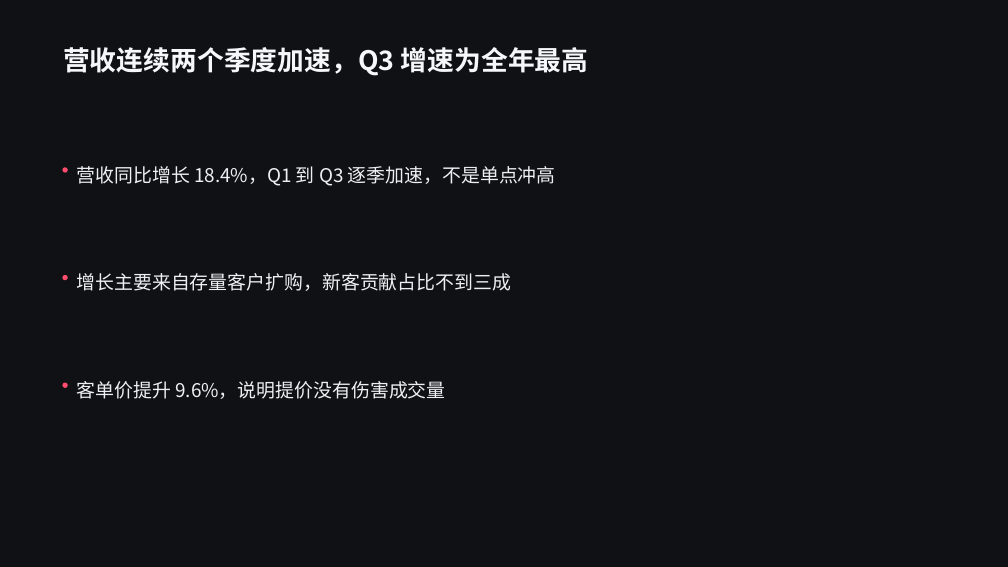
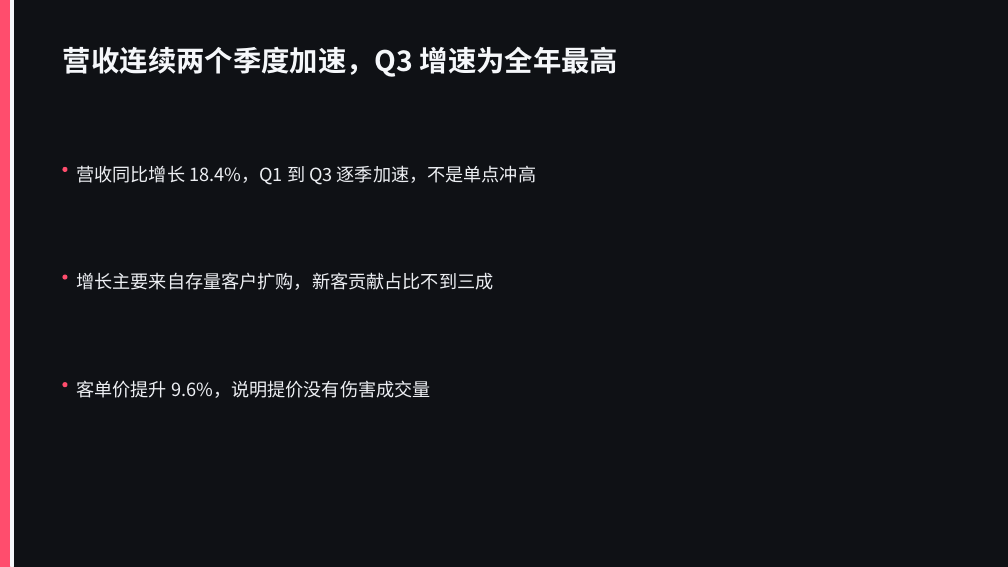
Before and after one commit to xzhengyu007-lang/ai-ppt, a slide deck: slide 4 of docs/examples/03-产品发布.pptx. Drawn at 1008x567 pixels with LibreOffice and Linux fonts; fonts in the diff are those of the drawing. Boxes give left, top, right and bottom in pixels: in the first picture for what was removed or moved away, otherwise in the second. Text is boxed around its words. In the diff, an @@ line names an element or a change of style, - is before the commit and + after.

```diff
--- a/docs/examples/03-产品发布.pptx
+++ b/docs/examples/03-产品发布.pptx
@@ rectangle added at (x1=0, y1=0, x2=11, y2=567), fill #FF4D6D, outline #FF4D6D 1 pt @@
@@ rectangle added at (x1=11, y1=0, x2=14, y2=567), fill #F5F7FA, outline #F5F7FA 1 pt @@
@@ text "营收连续两个季度加速，Q3 增速为全年最高" at (x1=63, y1=47, x2=618, y2=77): size 25.5 to 27 pt; line spacing 30.1pt to 31.9pt @@
@@ size 18 to 17.2 pt; line spacing 27pt to 25.9pt in 3 elements at (x1=76, y1=165, x2=536, y2=185), (x1=76, y1=272, x2=493, y2=290), (x1=76, y1=380, x2=430, y2=398) @@
```
Also in this commit, not shown: 9 other slides changed, 6 other files.
